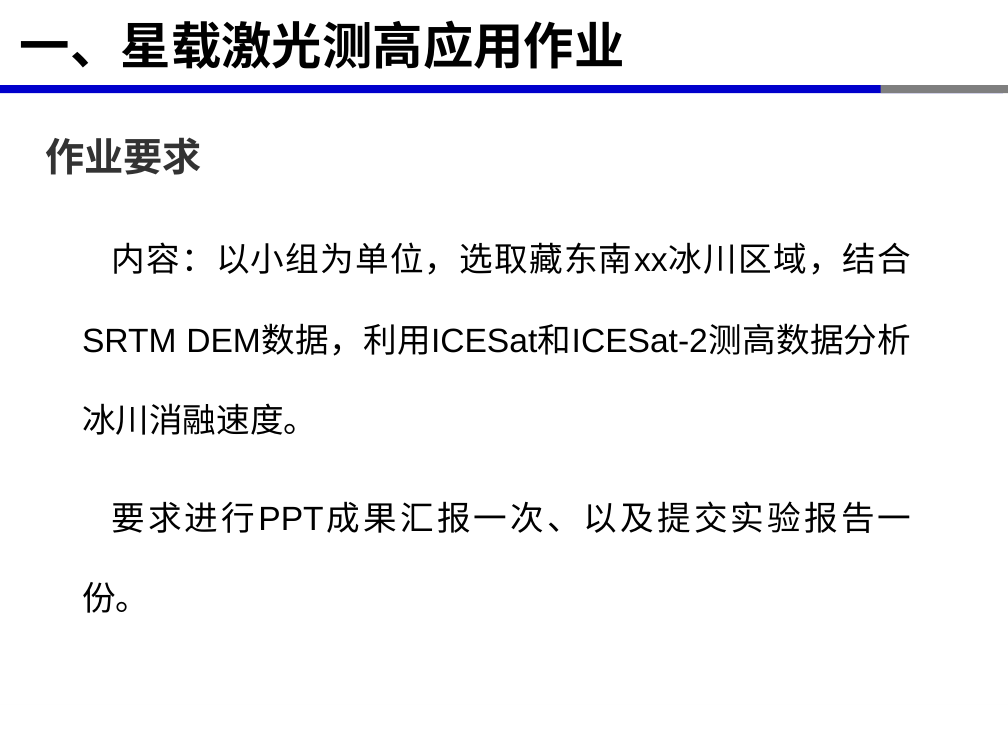
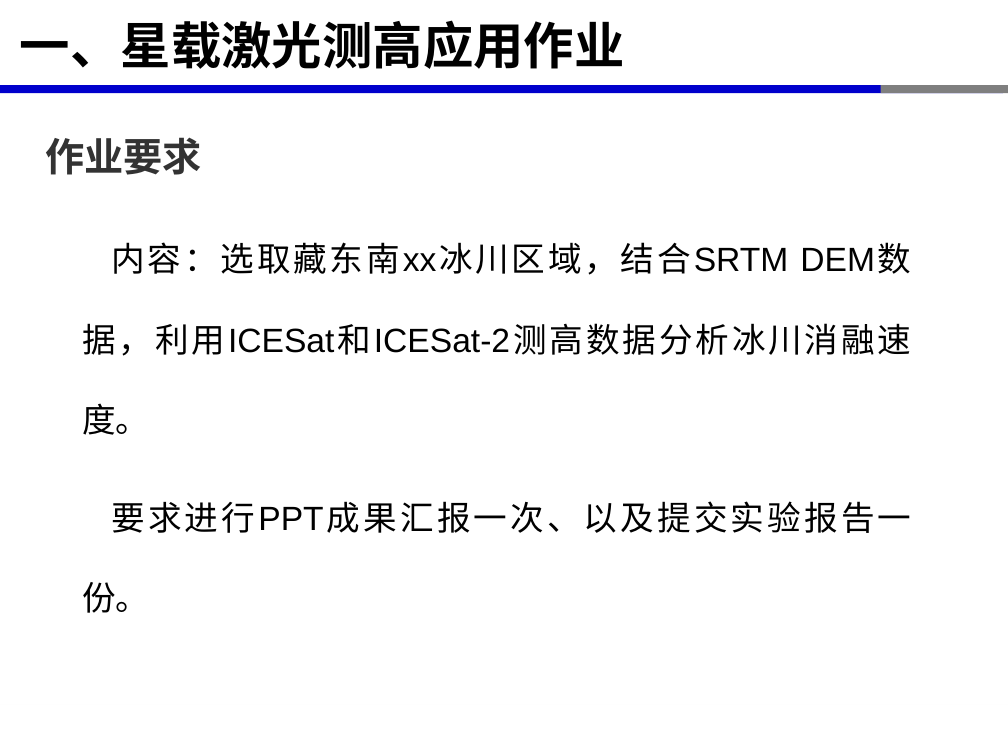
Before and after one commit to xinluo2018/satellite-altimetry-course, a slide deck: slide 2 of 第5章-星载激光测高应用-12学时/第7节-星载激光测高作业-4学时.pptx. Drawn at 1008x756 pixels with LibreOffice and Linux fonts; fonts in the diff are those of the drawing. Boxes give left, top, right and bottom in pixels: in the first picture for what was removed or moved away, otherwise in the second. Text is boxed around its words. In the diff, an @@ line names an element or a change of style, - is before the commit and + after.

```diff
--- a/第5章-星载激光测高应用-12学时/第7节-星载激光测高作业-4学时.pptx
+++ b/第5章-星载激光测高应用-12学时/第7节-星载激光测高作业-4学时.pptx
@@ text at bbox=[82, 242, 911, 435]: text changed @@
-内容：以小组为单位，选取藏东南xx冰川区域，结合SRTM DEM数据，利用ICESat和ICESat-2测高数据分析冰川消融速度。
+内容：选取藏东南xx冰川区域，结合SRTM DEM数据，利用ICESat和ICESat-2测高数据分析冰川消融速度。
```
Also in this commit, not shown: 12 other files.
